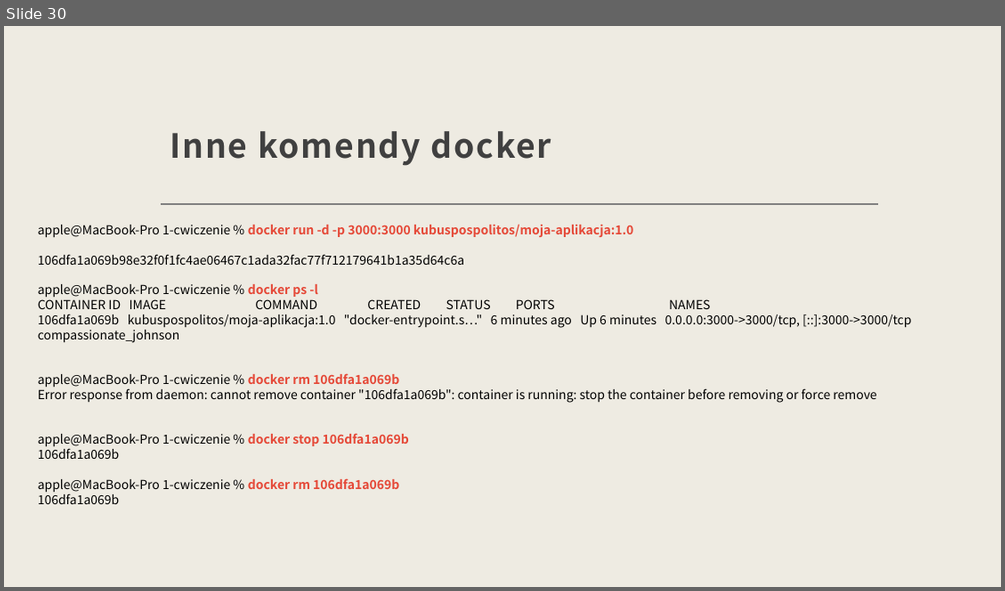
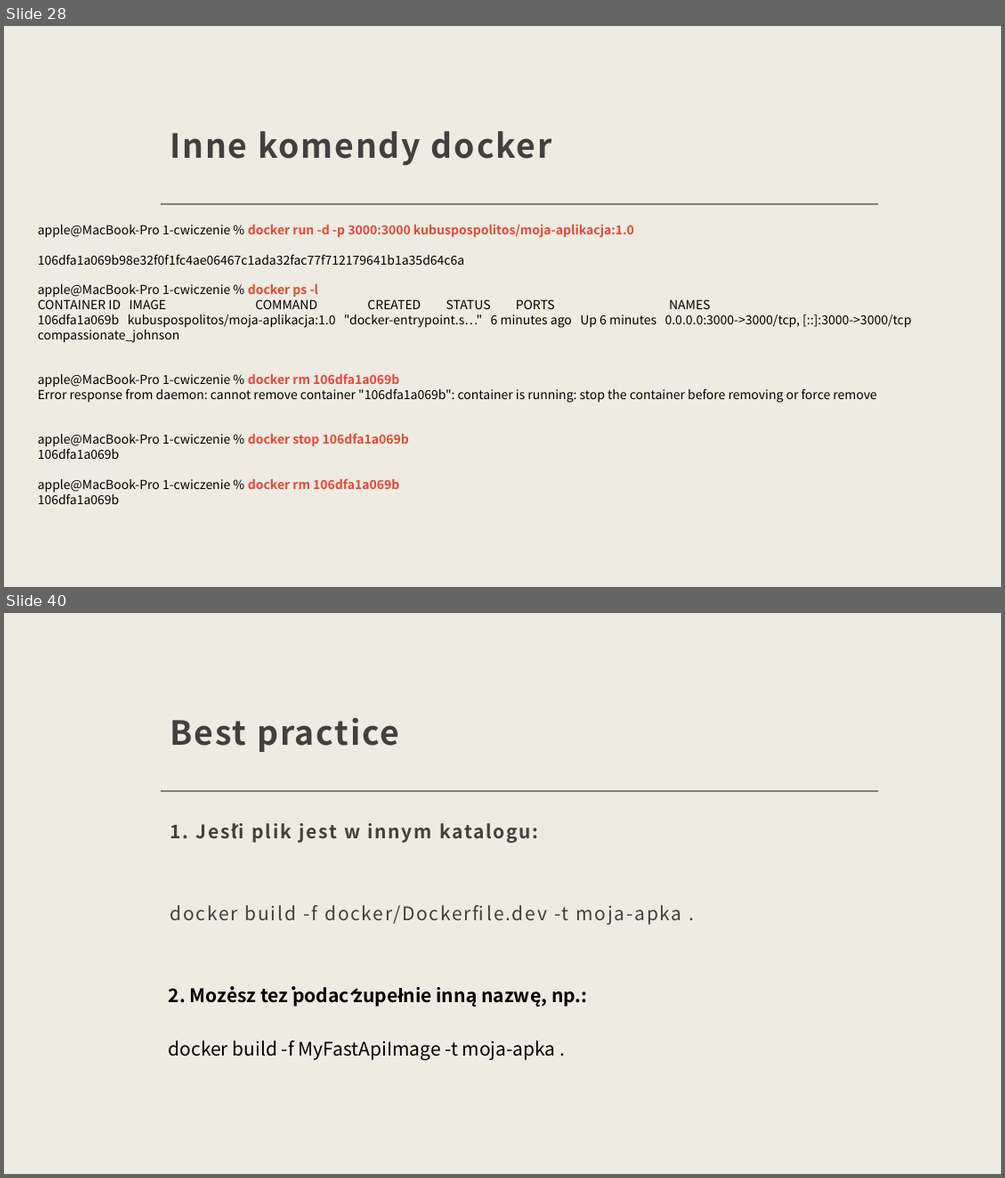
Before and after one commit to gajdaj2/docker_k8s, a slide deck: devops_docker_k8s.pptx. Shown one above the other, each under a label of ours: slide 30 before the commit, slides 28 and 40 after it; the slides between them are not shown. The pictures are 1005x591 and 1005x1178 pixels, drawn with LibreOffice and Linux fonts; fonts in the diff are those of the drawing. Boxes give left, top, right and bottom in pixels: in the first picture for what was removed or moved away, otherwise in the second. Text is boxed around its words. In the diff, an @@ line names an element or a change of style, - is before the commit and + after.

```diff
--- a/devops_docker_k8s.pptx
+++ b/devops_docker_k8s.pptx
@@ slide 40 added at (4,613,1001,1174), background #EEEBE2; not listed: 1 template element that a slide beside it also shows @@
@@ title added at (170,718,399,752), 32 pt, text #404040, bold @@
+Best practice
@@ text added at (170,823,682,925), 18 pt, text #404040 @@
+1. Jeśli plik jest w innym katalogu:
+docker build -f docker/Dockerfile.dev -t moja-apka .
@@ text added at (169,986,587,1006), 18 pt, text #000000, bold @@
+2. Możesz też podać zupełnie inną nazwę, np.:
@@ text added at (169,1040,556,1060), 18 pt, text #000000 @@
+docker build -f MyFastApiImage -t moja-apka .
@@ what was slide 30 is now slide 28 @@
```
Also in this commit, not shown: 5 slides changed, 36 other slides added, 2 slides removed, 37 other files.
